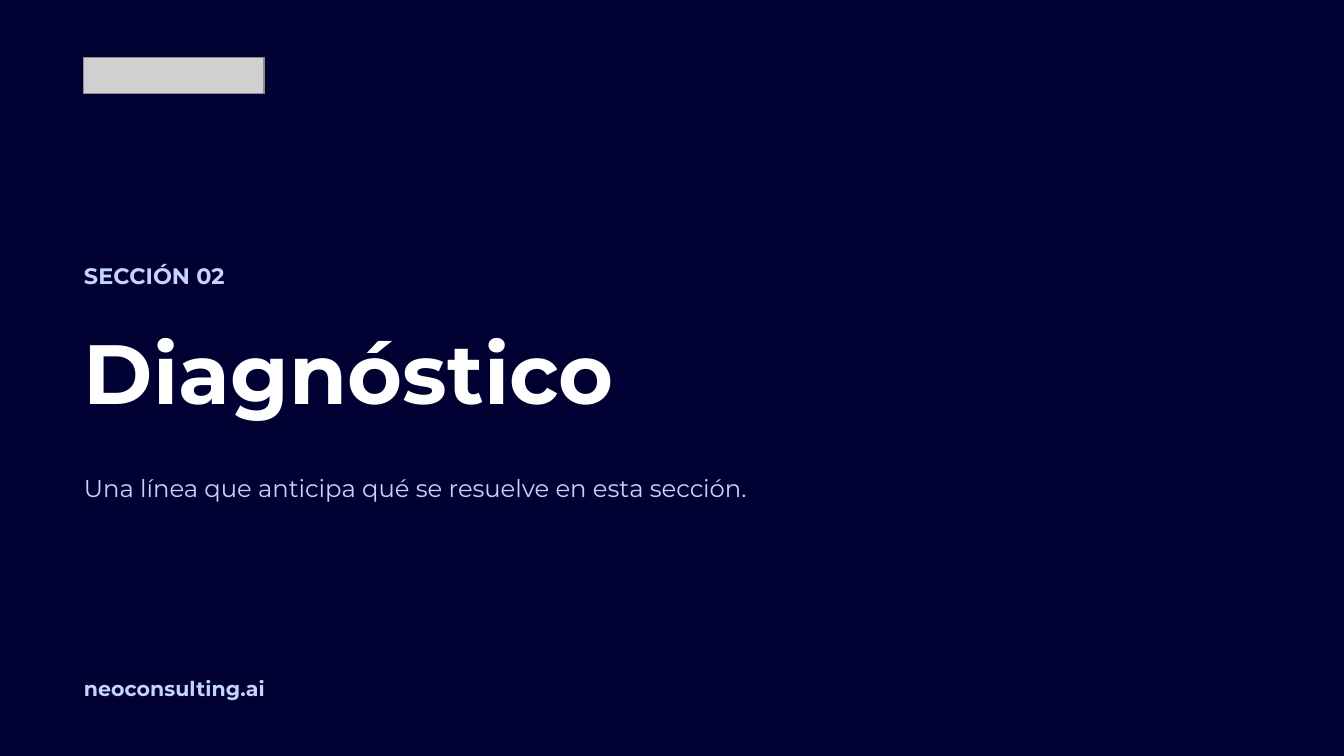
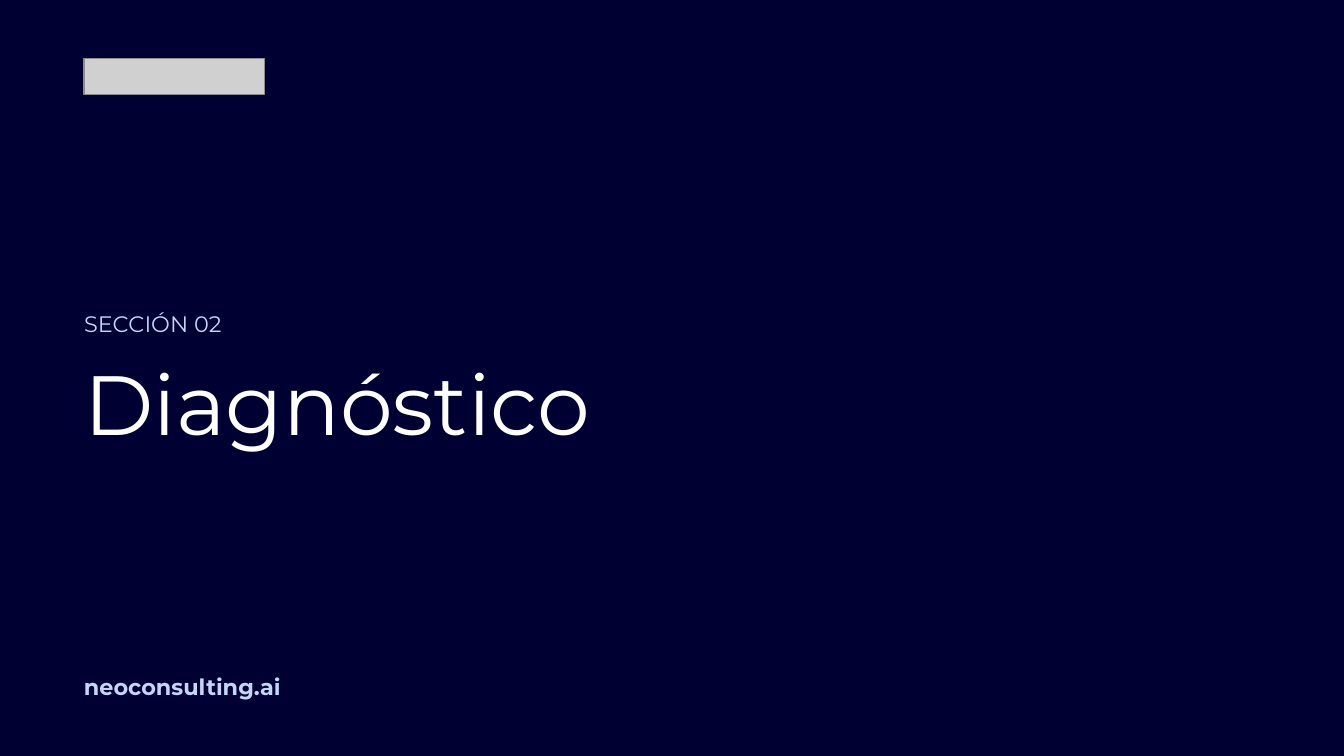
Before and after one commit to miguelchumacero/plantilla-base-deck, a slide deck: slide 11 of plantilla-base.pptx. Drawn at 1344x756 pixels with LibreOffice and Linux fonts; fonts in the diff are those of the drawing; grey boxes stand for pictures; background and template pictures are left out. Boxes give left, top, right and bottom in pixels: in the first picture for what was removed or moved away, otherwise in the second. Text is boxed around its words. In the diff, an @@ line names an element or a change of style, - is before the commit and + after.

```diff
--- a/plantilla-base.pptx
+++ b/plantilla-base.pptx
@@ text "SECCIÓN 02": place and size @@
-text "SECCIÓN 02" at [84, 264, 224, 285]
+text "SECCIÓN 02" at [84, 312, 222, 332]
@@ text "SECCIÓN 02" at [84, 312, 222, 332]: bold off; vertical alignment middle to top @@
@@ text "Diagnóstico": place and size @@
-text "Diagnóstico" at [84, 338, 613, 421]
+text "Diagnóstico" at [84, 372, 590, 452]
@@ text "Diagnóstico" at [84, 372, 590, 452]: bold off; line spacing 1 to 0.9; vertical alignment middle to top @@
@@ text removed at [84, 479, 747, 502] @@
-Una línea que anticipa qué se resuelve en esta sección.
@@ text "neoconsulting.ai" at [84, 677, 281, 700]: size 11 to 12 pt; vertical alignment middle to top @@
```
Also in this commit, not shown: 32 other slides changed, 5 slides added, 8 slides removed, 2 other files.
